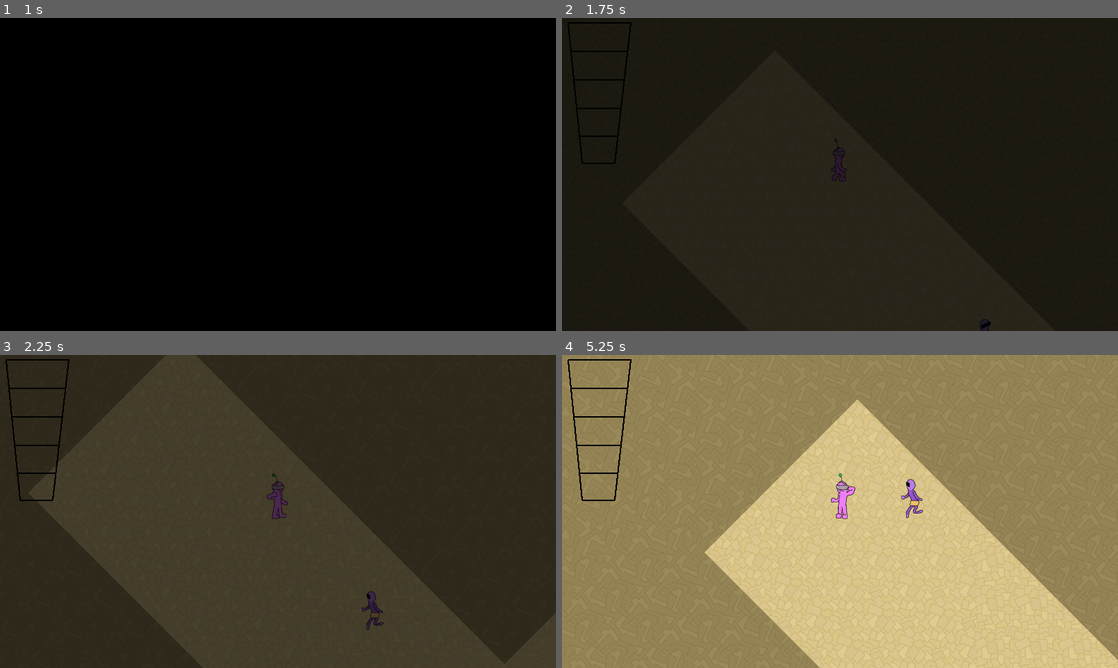
Above: before the commit, frames 1-4 (two rows, left to right).
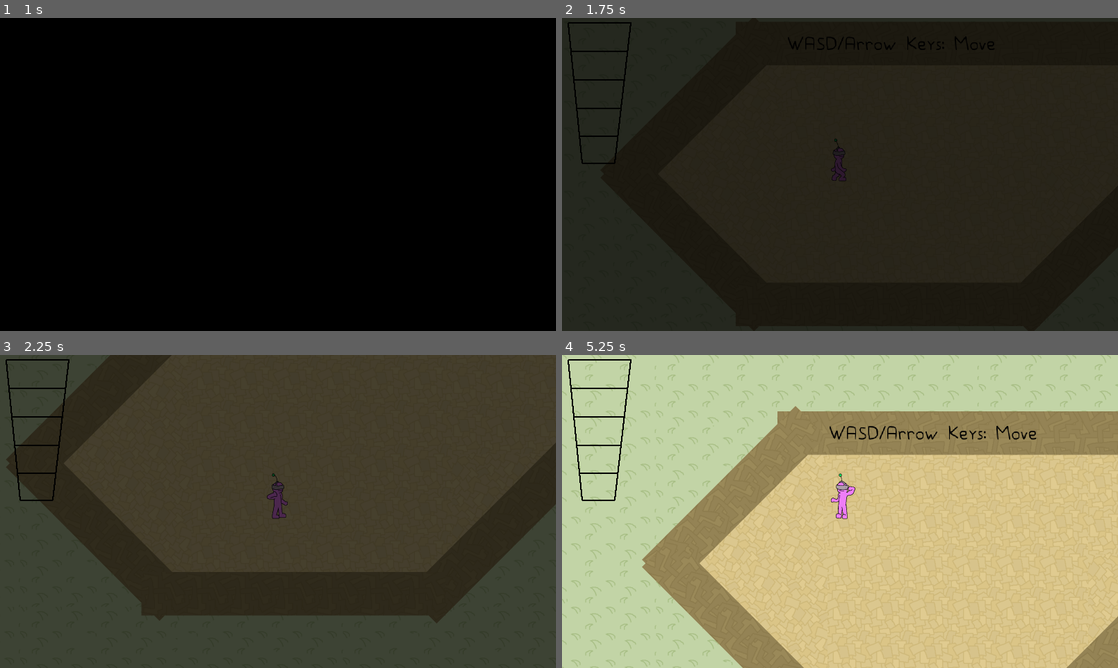
Above: after the commit, the same moments.

Repository: Avantir-Chaosfire/WetBlueberry_GMTK-Jam-2020
Game: Godot game, scene res://scene/world/World.tscn
Same seed, same stepped clock (60 frames per second), same inputs: the game is played once before the commit and once after it.
Inputs:
- Up to frame 1 (1 s): tap Enter (next_level) at 0.5 s; hold D (move_right) from 0.53 s (still down); tap Space (attack) at 0.6 s
- Up to frame 2 (1.75 s): tap Space (attack) at 1.25 s; release D (move_right) at 1.28 s; hold S (move_down) from 1.28 s (still down); tap Enter (next_level) at 1.35 s
- Up to frame 3 (2.25 s): release S (move_down) at 2.03 s; hold D (move_right) from 2.03 s (still down); tap Space (attack) at 2.1 s
- Up to frame 4 (5.25 s): release D (move_right) at 2.78 s; hold W (move_up) 2.78-3.53 s; tap Enter (next_level) at 2.85, 4.35 s; hold A (move_left) 3.53-5.03 s; tap Space (attack) at 3.6, 5.1 s; hold S (move_down) from 5.03 s (still down)

Frame 1 is identical in both runs. In frame 2, 0.2% of the frame differs, in the area x 40-78%, y 6-100%; in frame 3, 19%; in frame 4, 54%, in the area x 0-100%, y 0-100%.

Commit message:
Finish level 3 and 4

Diff:
--- a/scene/level/3/Level3.tscn
+++ b/scene/level/3/Level3.tscn
@@ -14,7 +14,7 @@
 script = ExtResource( 5 )
 
 [node name="Background" type="Sprite" parent="."]
-position = Vector2( -9.53534, -1188.67 )
+position = Vector2( -5.04535, -16.8179 )
 z_index = -10
 z_as_relative = false
 texture = ExtResource( 4 )
@@ -26,57 +26,52 @@
 [node name="Player" parent="Entities" instance=ExtResource( 2 )]
 
 [node name="Enemy1" parent="Entities" instance=ExtResource( 3 )]
-position = Vector2( 545.328, -897.705 )
+position = Vector2( 469, 741.875 )
+
+[node name="Enemy9" parent="Entities" instance=ExtResource( 3 )]
+position = Vector2( 523.397, 408.914 )
+
+[node name="Enemy11" parent="Entities" instance=ExtResource( 3 )]
+position = Vector2( 1271.79, 143.191 )
+
+[node name="Enemy12" parent="Entities" instance=ExtResource( 3 )]
+position = Vector2( 1483.7, 203.735 )
+
+[node name="Enemy13" parent="Entities" instance=ExtResource( 3 )]
+position = Vector2( 987.572, 690.819 )
+
+[node name="Enemy15" parent="Entities" instance=ExtResource( 3 )]
+position = Vector2( 247.572, 1534.82 )
+
+[node name="Enemy16" parent="Entities" instance=ExtResource( 3 )]
+position = Vector2( 247.572, 1330.82 )
 
 [node name="Enemy17" parent="Entities" instance=ExtResource( 3 )]
-position = Vector2( -552.26, -2715.14 )
-
-[node name="Enemy16" parent="Entities" instance=ExtResource( 3 )]
-position = Vector2( -1008.4, -2907.57 )
-
-[node name="Enemy15" parent="Entities" instance=ExtResource( 3 )]
-position = Vector2( -1036.91, -1924.02 )
+position = Vector2( 1359.57, 1530.82 )
+
+[node name="Enemy19" parent="Entities" instance=ExtResource( 3 )]
+position = Vector2( 1475.57, 1334.82 )
+
+[node name="Enemy20" parent="Entities" instance=ExtResource( 3 )]
+position = Vector2( 1546.92, 1280.12 )
+
+[node name="Enemy18" parent="Entities" instance=ExtResource( 3 )]
+position = Vector2( 871.572, 1430.82 )
 
 [node name="Enemy14" parent="Entities" instance=ExtResource( 3 )]
-position = Vector2( 801.906, -2722.27 )
-
-[node name="Enemy12" parent="Entities" instance=ExtResource( 3 )]
-position = Vector2( 873.178, -2394.41 )
-
-[node name="Enemy10" parent="Entities" instance=ExtResource( 3 )]
-position = Vector2( 858.924, -2943.21 )
-
-[node name="Enemy11" parent="Entities" instance=ExtResource( 3 )]
-position = Vector2( 858.924, -2943.21 )
-
-[node name="Enemy8" parent="Entities" instance=ExtResource( 3 )]
-position = Vector2( -199.987, -2414.49 )
-
-[node name="Enemy7" parent="Entities" instance=ExtResource( 3 )]
-position = Vector2( 579.307, -1887.73 )
-
-[node name="Enemy6" parent="Entities" instance=ExtResource( 3 )]
-position = Vector2( 824.714, -1880.18 )
-
-[node name="Enemy4" parent="Entities" instance=ExtResource( 3 )]
-position = Vector2( 318.798, -1925.49 )
-
-[node name="Enemy5" parent="Entities" instance=ExtResource( 3 )]
-position = Vector2( 318.798, -1925.49 )
-
-[node name="Enemy3" parent="Entities" instance=ExtResource( 3 )]
-position = Vector2( 1357.06, -815.492 )
-
-[node name="Enemy2" parent="Entities" instance=ExtResource( 3 )]
-position = Vector2( 1069.33, 92.5495 )
-
-[node name="Enemy9" parent="Entities" instance=ExtResource( 3 )]
-position = Vector2( 377.246, -407.515 )
-
-[node name="Enemy13" parent="Entities" instance=ExtResource( 3 )]
-position = Vector2( 831.341, -367.515 )
+position = Vector2( 1298.7, 862.998 )
 
 [node name="Walls" type="Node2D" parent="."]
+
+[node name="Wall1" parent="Walls" instance=ExtResource( 1 )]
+position = Vector2( 249.521, 837.095 )
+rotation = 1.5708
+scale = Vector2( 0.413, 7 )
+
+[node name="Wall8" parent="Walls" instance=ExtResource( 1 )]
+position = Vector2( 1633.52, 1177.09 )
+rotation = 1.5708
+scale = Vector2( 0.413, 7 )
 
 [node name="Wall2" parent="Walls" instance=ExtResource( 7 )]
 position = Vector2( 1196.35, -1382.31 )
@@ -84,30 +79,9 @@
 scale = Vector2( 7, 1 )
 
 [node name="Wall13" parent="Walls" instance=ExtResource( 7 )]
-position = Vector2( -114.067, -1471.49 )
-rotation = 1.3439
-scale = Vector2( 11.809, 9.246 )
-
-[node name="Wall20" parent="Walls" instance=ExtResource( 7 )]
-position = Vector2( 1747.46, -1621.59 )
-rotation = -4.50819
-scale = Vector2( 16.185, 17.491 )
-
-[node name="Wall21" parent="Walls" instance=ExtResource( 7 )]
-position = Vector2( -2336.42, -2504.9 )
-scale = Vector2( 23.832, 38.315 )
-
-[node name="Wall24" parent="Walls" instance=ExtResource( 7 )]
-position = Vector2( -255.579, -1653.51 )
-scale = Vector2( 5.268, 9.712 )
-
-[node name="Wall22" parent="Walls" instance=ExtResource( 7 )]
-position = Vector2( -169.754, -4992.29 )
-scale = Vector2( 23.832, 38.315 )
-
-[node name="Wall23" parent="Walls" instance=ExtResource( 7 )]
-position = Vector2( 2182.22, -4087.14 )
-scale = Vector2( 23.832, 38.315 )
+position = Vector2( 403.383, -1474.35 )
+rotation = -0.226953
+scale = Vector2( 13, 1 )
 
 [node name="Wall14" parent="Walls" instance=ExtResource( 7 )]
 position = Vector2( -199.748, -1690.06 )
@@ -115,7 +89,7 @@
 scale = Vector2( 8, 1 )
 
 [node name="Wall15" parent="Walls" instance=ExtResource( 7 )]
-position = Vector2( 80.7439, -2116.11 )
+position = Vector2( 455.51, -1968.17 )
 rotation = 0.0966765
 scale = Vector2( 12, 1 )
 
@@ -125,92 +99,89 @@
 scale = Vector2( 7, 1 )
 
 [node name="Wall12" parent="Walls" instance=ExtResource( 7 )]
-position = Vector2( 318.252, -2529.82 )
+position = Vector2( 2168.07, -2009 )
 rotation = 0.42775
 scale = Vector2( 16, 1 )
 
+[node name="Wall16" parent="Walls" instance=ExtResource( 7 )]
+position = Vector2( 2663.71, -1300.77 )
+rotation = 0.42775
+scale = Vector2( 8, 1 )
+
 [node name="Wall17" parent="Walls" instance=ExtResource( 7 )]
-position = Vector2( 1645.4, -780.989 )
-rotation = 1.5708
-scale = Vector2( 7.416, 3.868 )
+position = Vector2( 2925.29, -1434.15 )
+rotation = -1.76858
+scale = Vector2( 6, 1 )
+
+[node name="Wall10" parent="Walls" instance=ExtResource( 7 )]
+position = Vector2( 2066.44, -1291.87 )
+rotation = -0.616904
+scale = Vector2( 7, 1 )
+
+[node name="Wall3" parent="Walls" instance=ExtResource( 1 )]
+position = Vector2( -383.475, 753.761 )
+rotation = -0.785398
+scale = Vector2( 10.722, 12.521 )
 
 [node name="Wall6" parent="Walls" instance=ExtResource( 1 )]
-position = Vector2( -854.582, 1054.6 )
+position = Vector2( 2134.03, 612.268 )
 rotation = 3.15032
 scale = Vector2( 10.722, 32.969 )
 
+[node name="Wall5" parent="Walls" instance=ExtResource( 1 )]
+position = Vector2( 722.44, -360.48 )
+rotation = -0.785398
+scale = Vector2( 10.722, 12.521 )
+
+[node name="Wall4" parent="Walls" instance=ExtResource( 1 )]
+position = Vector2( -463.857, -427.645 )
+rotation = 0.785398
+scale = Vector2( 9.165, 15.467 )
+
+[node name="Wall7" parent="Walls" instance=ExtResource( 1 )]
+position = Vector2( 1952.17, -536.606 )
+scale = Vector2( 16.116, 11 )
+
 [node name="Wall9" parent="Walls" instance=ExtResource( 1 )]
-position = Vector2( -493.248, -1010.32 )
+position = Vector2( -607.731, 1895.07 )
 scale = Vector2( 14.71, 15.34 )
 
-[node name="Wall19" parent="Walls" instance=ExtResource( 1 )]
-position = Vector2( 1863.08, 303.976 )
-scale = Vector2( 14.71, 21.755 )
-
 [node name="Wall18" parent="Walls" instance=ExtResource( 1 )]
-position = Vector2( 519.037, 955.941 )
+position = Vector2( 572.269, 2371.07 )
 scale = Vector2( 20.961, 15.34 )
 
 [node name="Bumpers" type="Node2D" parent="."]
 
 [node name="Bumper" parent="Bumpers" instance=ExtResource( 6 )]
-position = Vector2( 348.731, -274.089 )
+position = Vector2( 681.35, 839.682 )
 rotation = 1.5708
 
 [node name="Bumper3" parent="Bumpers" instance=ExtResource( 6 )]
-position = Vector2( 355.89, -991.383 )
-rotation = 1.5708
-
-[node name="Bumper9" parent="Bumpers" instance=ExtResource( 6 )]
-position = Vector2( 582.42, -1667.2 )
-rotation = -1.34914
+position = Vector2( 1204.39, 1174.36 )
+rotation = 1.5708
 
 [node name="Bumper5" parent="Bumpers" instance=ExtResource( 6 )]
-position = Vector2( 818.453, -985.771 )
-rotation = 1.5708
-
-[node name="Bumper14" parent="Bumpers" instance=ExtResource( 6 )]
-position = Vector2( -1027.49, -2603.64 )
-rotation = 1.5708
-
-[node name="Bumper13" parent="Bumpers" instance=ExtResource( 6 )]
-position = Vector2( -485.822, -2596.52 )
+position = Vector2( 660.388, 1574.36 )
 rotation = 1.5708
 
 [node name="Bumper4" parent="Bumpers" instance=ExtResource( 6 )]
-position = Vector2( 571.058, -274.299 )
+position = Vector2( 1195.98, 653.003 )
 rotation = 1.5708
 
 [node name="Bumper2" parent="Bumpers" instance=ExtResource( 6 )]
-position = Vector2( 767.336, -213.866 )
-rotation = -7.18552
+position = Vector2( 1571.02, 446.142 )
+rotation = -6.28319
 
 [node name="Bumper6" parent="Bumpers" instance=ExtResource( 6 )]
-position = Vector2( 1099.74, -679.432 )
-rotation = -6.28319
-
-[node name="Bumper15" parent="Bumpers" instance=ExtResource( 6 )]
-position = Vector2( -1109.69, -2717.81 )
-rotation = -6.28319
-
-[node name="Bumper11" parent="Bumpers" instance=ExtResource( 6 )]
-position = Vector2( 394.147, -2646.54 )
-rotation = -6.28319
-
-[node name="Bumper12" parent="Bumpers" instance=ExtResource( 6 )]
-position = Vector2( 394.147, -2646.54 )
+position = Vector2( 155.019, 1278.14 )
 rotation = -6.28319
 
 [node name="Bumper8" parent="Bumpers" instance=ExtResource( 6 )]
-position = Vector2( 1109.54, -241.96 )
+position = Vector2( 1563.02, 1482.14 )
 rotation = -6.28319
 
 [node name="Bumper7" parent="Bumpers" instance=ExtResource( 6 )]
-position = Vector2( 1106.87, -454.942 )
-rotation = -6.28319
-
-[node name="Bumper10" parent="Bumpers" instance=ExtResource( 6 )]
-position = Vector2( -406.212, -2690.89 )
+position = Vector2( 155.019, 1498.14 )
 rotation = -6.28319
 
 [node name="Floors" type="Node2D" parent="."]
@@ -222,8 +193,23 @@
 rotation = -2.93595
 scale = Vector2( 3, 1 )
 
+[node name="SandstoneFloor4" parent="Floors" instance=ExtResource( 9 )]
+position = Vector2( 709.739, -1.12851 )
+rotation = 0.785398
+scale = Vector2( 3, 6 )
+
+[node name="SandstoneFloor1" parent="Floors" instance=ExtResource( 9 )]
+position = Vector2( -70.9409, -40.7299 )
+rotation = 0.785398
+scale = Vector2( 16.561, 5.26 )
+
+[node name="CoralFloor2" parent="Floors" instance=ExtResource( 8 )]
+position = Vector2( 2853.28, -1280.41 )
+rotation = 1.40809
+scale = Vector2( 3, 2 )
+
 [node name="CoralFloor3" parent="Floors" instance=ExtResource( 8 )]
-position = Vector2( 219.848, -2322.39 )
+position = Vector2( 1867.62, -2344.84 )
 rotation = 0.448366
 scale = Vector2( 17, 4 )
 
@@ -233,18 +219,24 @@
 scale = Vector2( 8, 4 )
 
 [node name="CoralFloor5" parent="Floors" instance=ExtResource( 8 )]
-position = Vector2( 730.834, -1489.65 )
-scale = Vector2( 12.277, 10.058 )
-
-[node name="CoralFloor8" parent="Floors" instance=ExtResource( 8 )]
-position = Vector2( -149.558, -2466.74 )
-scale = Vector2( 23.041, 18.265 )
+position = Vector2( 325.528, -2040.67 )
+rotation = 3.24656
+scale = Vector2( 10, 4 )
+
+[node name="CoralFloor6" parent="Floors" instance=ExtResource( 8 )]
+position = Vector2( 750.963, -1420.56 )
+rotation = 2.92396
+scale = Vector2( 13, 3 )
+
+[node name="CoralFloor1" parent="Floors" instance=ExtResource( 8 )]
+position = Vector2( 2216.8, -1467.69 )
+rotation = -0.607797
+scale = Vector2( 9, 9 )
 
 [node name="SandstoneFloor5" parent="Floors" instance=ExtResource( 9 )]
-position = Vector2( 816.044, -10.6614 )
+position = Vector2( 1087.58, 926.168 )
 scale = Vector2( 15.463, 19.461 )
 
 [node name="Text" type="Node2D" parent="."]
-position = Vector2( 7.1272, -14.2544 )
 z_index = 4096
 z_as_relative = false
--- a/scene/level/4/Level4.tscn
+++ b/scene/level/4/Level4.tscn
@@ -14,7 +14,7 @@
 script = ExtResource( 5 )
 
 [node name="Background" type="Sprite" parent="."]
-position = Vector2( -5.04535, -16.8179 )
+position = Vector2( -9.53534, -1188.67 )
 z_index = -10
 z_as_relative = false
 texture = ExtResource( 4 )
@@ -26,52 +26,63 @@
 [node name="Player" parent="Entities" instance=ExtResource( 2 )]
 
 [node name="Enemy1" parent="Entities" instance=ExtResource( 3 )]
-position = Vector2( 469, 741.875 )
+position = Vector2( 545.328, -897.705 )
+
+[node name="Enemy17" parent="Entities" instance=ExtResource( 3 )]
+position = Vector2( -552.26, -2715.14 )
+
+[node name="Enemy16" parent="Entities" instance=ExtResource( 3 )]
+position = Vector2( -1008.4, -2907.57 )
+
+[node name="Enemy15" parent="Entities" instance=ExtResource( 3 )]
+position = Vector2( -1036.91, -1924.02 )
+
+[node name="Enemy18" parent="Entities" instance=ExtResource( 3 )]
+position = Vector2( -754.353, -1835.13 )
+
+[node name="Enemy19" parent="Entities" instance=ExtResource( 3 )]
+position = Vector2( -1068.66, -2124.03 )
+
+[node name="Enemy14" parent="Entities" instance=ExtResource( 3 )]
+position = Vector2( 801.906, -2722.27 )
+
+[node name="Enemy12" parent="Entities" instance=ExtResource( 3 )]
+position = Vector2( 873.178, -2394.41 )
+
+[node name="Enemy10" parent="Entities" instance=ExtResource( 3 )]
+position = Vector2( 858.924, -2943.21 )
+
+[node name="Enemy11" parent="Entities" instance=ExtResource( 3 )]
+position = Vector2( 873.924, -2850.21 )
+
+[node name="Enemy8" parent="Entities" instance=ExtResource( 3 )]
+position = Vector2( -199.987, -2414.49 )
+
+[node name="Enemy7" parent="Entities" instance=ExtResource( 3 )]
+position = Vector2( 579.307, -1887.73 )
+
+[node name="Enemy6" parent="Entities" instance=ExtResource( 3 )]
+position = Vector2( 824.714, -1880.18 )
+
+[node name="Enemy4" parent="Entities" instance=ExtResource( 3 )]
+position = Vector2( 318.798, -1925.49 )
+
+[node name="Enemy5" parent="Entities" instance=ExtResource( 3 )]
+position = Vector2( 428.798, -1919.49 )
+
+[node name="Enemy3" parent="Entities" instance=ExtResource( 3 )]
+position = Vector2( 1357.06, -815.492 )
+
+[node name="Enemy2" parent="Entities" instance=ExtResource( 3 )]
+position = Vector2( 1069.33, 92.5495 )
 
 [node name="Enemy9" parent="Entities" instance=ExtResource( 3 )]
-position = Vector2( 523.397, 408.914 )
-
-[node name="Enemy11" parent="Entities" instance=ExtResource( 3 )]
-position = Vector2( 1271.79, 143.191 )
-
-[node name="Enemy12" parent="Entities" instance=ExtResource( 3 )]
-position = Vector2( 1483.7, 203.735 )
+position = Vector2( 377.246, -407.515 )
 
 [node name="Enemy13" parent="Entities" instance=ExtResource( 3 )]
-position = Vector2( 987.572, 690.819 )
-
-[node name="Enemy15" parent="Entities" instance=ExtResource( 3 )]
-position = Vector2( 247.572, 1534.82 )
-
-[node name="Enemy16" parent="Entities" instance=ExtResource( 3 )]
-position = Vector2( 247.572, 1330.82 )
-
-[node name="Enemy17" parent="Entities" instance=ExtResource( 3 )]
-position = Vector2( 1359.57, 1530.82 )
-
-[node name="Enemy19" parent="Entities" instance=ExtResource( 3 )]
-position = Vector2( 1475.57, 1334.82 )
-
-[node name="Enemy20" parent="Entities" instance=ExtResource( 3 )]
-position = Vector2( 1546.92, 1280.12 )
-
-[node name="Enemy18" parent="Entities" instance=ExtResource( 3 )]
-position = Vector2( 871.572, 1430.82 )
-
-[node name="Enemy14" parent="Entities" instance=ExtResource( 3 )]
-position = Vector2( 1298.7, 862.998 )
+position = Vector2( 831.341, -367.515 )
 
 [node name="Walls" type="Node2D" parent="."]
-
-[node name="Wall1" parent="Walls" instance=ExtResource( 1 )]
-position = Vector2( 249.521, 837.095 )
-rotation = 1.5708
-scale = Vector2( 0.413, 7 )
-
-[node name="Wall8" parent="Walls" instance=ExtResource( 1 )]
-position = Vector2( 1633.52, 1177.09 )
-rotation = 1.5708
-scale = Vector2( 0.413, 7 )
 
 [node name="Wall2" parent="Walls" instance=ExtResource( 7 )]
 position = Vector2( 1196.35, -1382.31 )
@@ -79,9 +90,30 @@
 scale = Vector2( 7, 1 )
 
 [node name="Wall13" parent="Walls" instance=ExtResource( 7 )]
-position = Vector2( 403.383, -1474.35 )
-rotation = -0.226953
-scale = Vector2( 13, 1 )
+position = Vector2( -114.067, -1471.49 )
+rotation = 1.3439
+scale = Vector2( 11.809, 9.246 )
+
+[node name="Wall20" parent="Walls" instance=ExtResource( 7 )]
+position = Vector2( 1747.46, -1621.59 )
+rotation = -4.50819
+scale = Vector2( 16.185, 17.491 )
+
+[node name="Wall21" parent="Walls" instance=ExtResource( 7 )]
+position = Vector2( -2336.42, -2504.9 )
+scale = Vector2( 23.832, 38.315 )
+
+[node name="Wall24" parent="Walls" instance=ExtResource( 7 )]
+position = Vector2( -255.579, -1653.51 )
+scale = Vector2( 5.268, 9.712 )
+
+[node name="Wall22" parent="Walls" instance=ExtResource( 7 )]
+position = Vector2( -169.754, -4992.29 )
+scale = Vector2( 23.832, 38.315 )
+
+[node name="Wall23" parent="Walls" instance=ExtResource( 7 )]
+position = Vector2( 2182.22, -4087.14 )
+scale = Vector2( 23.832, 38.315 )
 
 [node name="Wall14" parent="Walls" instance=ExtResource( 7 )]
 position = Vector2( -199.748, -1690.06 )
@@ -89,7 +121,7 @@
 scale = Vector2( 8, 1 )
 
 [node name="Wall15" parent="Walls" instance=ExtResource( 7 )]
-position = Vector2( 455.51, -1968.17 )
+position = Vector2( 80.7439, -2116.11 )
 rotation = 0.0966765
 scale = Vector2( 12, 1 )
 
@@ -99,89 +131,92 @@
 scale = Vector2( 7, 1 )
 
 [node name="Wall12" parent="Walls" instance=ExtResource( 7 )]
-position = Vector2( 2168.07, -2009 )
+position = Vector2( 318.252, -2529.82 )
 rotation = 0.42775
 scale = Vector2( 16, 1 )
 
-[node name="Wall16" parent="Walls" instance=ExtResource( 7 )]
-position = Vector2( 2663.71, -1300.77 )
-rotation = 0.42775
-scale = Vector2( 8, 1 )
-
 [node name="Wall17" parent="Walls" instance=ExtResource( 7 )]
-position = Vector2( 2925.29, -1434.15 )
-rotation = -1.76858
-scale = Vector2( 6, 1 )
-
-[node name="Wall10" parent="Walls" instance=ExtResource( 7 )]
-position = Vector2( 2066.44, -1291.87 )
-rotation = -0.616904
-scale = Vector2( 7, 1 )
-
-[node name="Wall3" parent="Walls" instance=ExtResource( 1 )]
-position = Vector2( -383.475, 753.761 )
-rotation = -0.785398
-scale = Vector2( 10.722, 12.521 )
+position = Vector2( 1645.4, -780.989 )
+rotation = 1.5708
+scale = Vector2( 7.416, 3.868 )
 
 [node name="Wall6" parent="Walls" instance=ExtResource( 1 )]
-position = Vector2( 2134.03, 612.268 )
+position = Vector2( -854.582, 1054.6 )
 rotation = 3.15032
 scale = Vector2( 10.722, 32.969 )
 
-[node name="Wall5" parent="Walls" instance=ExtResource( 1 )]
-position = Vector2( 722.44, -360.48 )
-rotation = -0.785398
-scale = Vector2( 10.722, 12.521 )
-
-[node name="Wall4" parent="Walls" instance=ExtResource( 1 )]
-position = Vector2( -463.857, -427.645 )
-rotation = 0.785398
-scale = Vector2( 9.165, 15.467 )
-
-[node name="Wall7" parent="Walls" instance=ExtResource( 1 )]
-position = Vector2( 1952.17, -536.606 )
-scale = Vector2( 16.116, 11 )
-
 [node name="Wall9" parent="Walls" instance=ExtResource( 1 )]
-position = Vector2( -607.731, 1895.07 )
+position = Vector2( -493.248, -1010.32 )
 scale = Vector2( 14.71, 15.34 )
 
+[node name="Wall19" parent="Walls" instance=ExtResource( 1 )]
+position = Vector2( 1863.08, 303.976 )
+scale = Vector2( 14.71, 21.755 )
+
 [node name="Wall18" parent="Walls" instance=ExtResource( 1 )]
-position = Vector2( 572.269, 2371.07 )
+position = Vector2( 519.037, 955.941 )
 scale = Vector2( 20.961, 15.34 )
 
 [node name="Bumpers" type="Node2D" parent="."]
 
 [node name="Bumper" parent="Bumpers" instance=ExtResource( 6 )]
-position = Vector2( 681.35, 839.682 )
+position = Vector2( 348.731, -274.089 )
 rotation = 1.5708
 
 [node name="Bumper3" parent="Bumpers" instance=ExtResource( 6 )]
-position = Vector2( 1204.39, 1174.36 )
-rotation = 1.5708
+position = Vector2( 355.89, -991.383 )
+rotation = 1.5708
+
+[node name="Bumper9" parent="Bumpers" instance=ExtResource( 6 )]
+position = Vector2( 582.42, -1667.2 )
+rotation = -1.34914
 
 [node name="Bumper5" parent="Bumpers" instance=ExtResource( 6 )]
-position = Vector2( 660.388, 1574.36 )
+position = Vector2( 818.453, -985.771 )
+rotation = 1.5708
+
+[node name="Bumper14" parent="Bumpers" instance=ExtResource( 6 )]
+position = Vector2( -1027.49, -2603.64 )
+rotation = 1.5708
+
+[node name="Bumper13" parent="Bumpers" instance=ExtResource( 6 )]
+position = Vector2( -485.822, -2596.52 )
 rotation = 1.5708
 
 [node name="Bumper4" parent="Bumpers" instance=ExtResource( 6 )]
-position = Vector2( 1195.98, 653.003 )
+position = Vector2( 571.058, -274.299 )
 rotation = 1.5708
 
 [node name="Bumper2" parent="Bumpers" instance=ExtResource( 6 )]
-position = Vector2( 1571.02, 446.142 )
-rotation = -6.28319
+position = Vector2( 767.336, -213.866 )
+rotation = -7.18552
 
 [node name="Bumper6" parent="Bumpers" instance=ExtResource( 6 )]
-position = Vector2( 155.019, 1278.14 )
+position = Vector2( 1099.74, -679.432 )
+rotation = -6.28319
+
+[node name="Bumper15" parent="Bumpers" instance=ExtResource( 6 )]
+position = Vector2( -1109.69, -2717.81 )
+rotation = -6.28319
+
+[node name="Bumper11" parent="Bumpers" instance=ExtResource( 6 )]
+position = Vector2( 394.147, -2646.54 )
+rotation = -6.28319
+
+[node name="Bumper12" parent="Bumpers" instance=ExtResource( 6 )]
+position = Vector2( 394.147, -2646.54 )
 rotation = -6.28319
 
 [node name="Bumper8" parent="Bumpers" instance=ExtResource( 6 )]
-position = Vector2( 1563.02, 1482.14 )
+position = Vector2( 1109.54, -241.96 )
 rotation = -6.28319
 
 [node name="Bumper7" parent="Bumpers" instance=ExtResource( 6 )]
-position = Vector2( 155.019, 1498.14 )
+position = Vector2( 1106.87, -454.942 )
+rotation = -6.28319
+
+[node name="Bumper10" parent="Bumpers" instance=ExtResource( 6 )]
+position = Vector2( -406.212, -2690.89 )
 rotation = -6.28319
 
 [node name="Floors" type="Node2D" parent="."]
@@ -193,23 +228,8 @@
 rotation = -2.93595
 scale = Vector2( 3, 1 )
 
-[node name="SandstoneFloor4" parent="Floors" instance=ExtResource( 9 )]
-position = Vector2( 709.739, -1.12851 )
-rotation = 0.785398
-scale = Vector2( 3, 6 )
-
-[node name="SandstoneFloor1" parent="Floors" instance=ExtResource( 9 )]
-position = Vector2( -70.9409, -40.7299 )
-rotation = 0.785398
-scale = Vector2( 16.561, 5.26 )
-
-[node name="CoralFloor2" parent="Floors" instance=ExtResource( 8 )]
-position = Vector2( 2853.28, -1280.41 )
-rotation = 1.40809
-scale = Vector2( 3, 2 )
-
 [node name="CoralFloor3" parent="Floors" instance=ExtResource( 8 )]
-position = Vector2( 1867.62, -2344.84 )
+position = Vector2( 219.848, -2322.39 )
 rotation = 0.448366
 scale = Vector2( 17, 4 )
 
@@ -219,24 +239,18 @@
 scale = Vector2( 8, 4 )
 
 [node name="CoralFloor5" parent="Floors" instance=ExtResource( 8 )]
-position = Vector2( 325.528, -2040.67 )
-rotation = 3.24656
-scale = Vector2( 10, 4 )
-
-[node name="CoralFloor6" parent="Floors" instance=ExtResource( 8 )]
-position = Vector2( 750.963, -1420.56 )
-rotation = 2.92396
-scale = Vector2( 13, 3 )
-
-[node name="CoralFloor1" parent="Floors" instance=ExtResource( 8 )]
-position = Vector2( 2216.8, -1467.69 )
-rotation = -0.607797
-scale = Vector2( 9, 9 )
+position = Vector2( 675.85, -1473.97 )
+scale = Vector2( 12.277, 10.058 )
+
+[node name="CoralFloor8" parent="Floors" instance=ExtResource( 8 )]
+position = Vector2( -146.391, -2677.83 )
+scale = Vector2( 23.041, 18.265 )
 
 [node name="SandstoneFloor5" parent="Floors" instance=ExtResource( 9 )]
-position = Vector2( 1087.58, 926.168 )
-scale = Vector2( 15.463, 19.461 )
+position = Vector2( 372.552, -0.582054 )
+scale = Vector2( 23.877, 19.461 )
 
 [node name="Text" type="Node2D" parent="."]
+position = Vector2( 7.1272, -14.2544 )
 z_index = 4096
 z_as_relative = false
--- a/scene/world/World.gd
+++ b/scene/world/World.gd
@@ -5,9 +5,9 @@
 var finalVictoryMenuClass = preload("res://scene/menu/final_victory/FinalVictory.tscn")
 
 var levelClasses = [
-	#preload("res://scene/level/1/Level1.tscn"),
-	#preload("res://scene/level/2/Level2.tscn"),
-	#preload("res://scene/level/3/Level3.tscn"),
+	preload("res://scene/level/1/Level1.tscn"),
+	preload("res://scene/level/2/Level2.tscn"),
+	preload("res://scene/level/3/Level3.tscn"),
 	preload("res://scene/level/4/Level4.tscn"),
 ]
 
